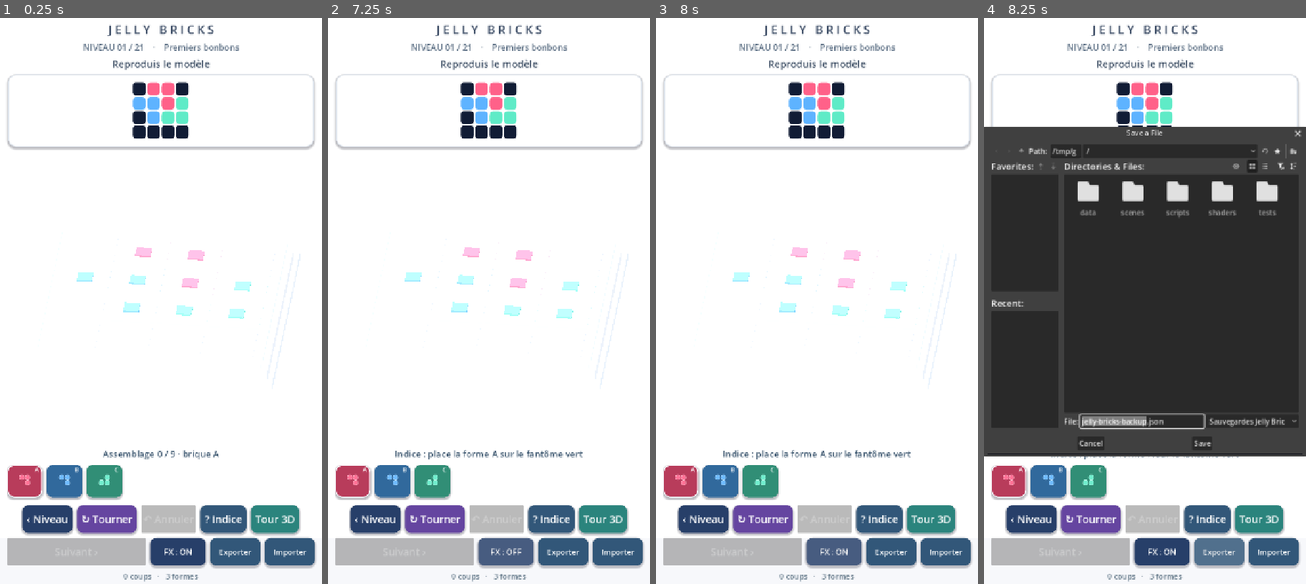
Above: before the commit, frames 1-4 (left to right).
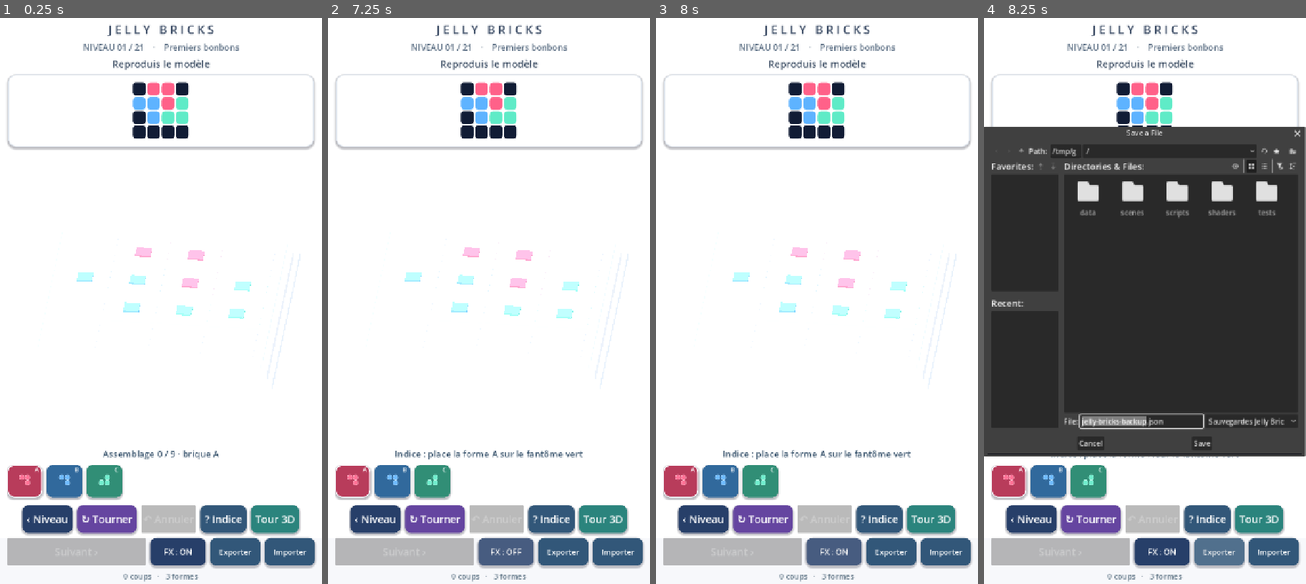
Above: after the commit, the same moments.

Repository: dbrckk/Jelly-bricks
Game: Godot game, scene res://scenes/main.tscn
Same seed, same stepped clock (60 frames per second), same inputs: the game is played once before the commit and once after it.
Inputs (mouse positions are in pixels of both pictures, inside the frame that each line leads up to):
- Up to frame 1 (0.25 s): no input
- Up to frame 2 (7.25 s): click (353, 482) at 0.52 s; click (392, 482) at 1.27 s; click (431, 482) at 2.02 s; click "‹ Niveau" at 2.75 s; click "↻ Tourner" at 3.5 s; click "? Indice" at 4.25 s; click "Tour 3D" at 5 s; click "‹ Puzzles" at 5.75 s; click "FX : ON" at 6.5 s
- Up to frame 3 (8 s): click "FX : OFF" at 7.25 s
- Up to frame 4 (8.25 s): click "Exporter" at 8 s

Frames 1-3 are identical in both runs. In frame 4, 0.7% of the frame differs, in the area x 24-100%, y 19-78%.

Commit message:
render(native): translucent gelatin optical-path absorption without texture passes

Diff:
--- a/native-godot/shaders/jelly.gdshader
+++ b/native-godot/shaders/jelly.gdshader
@@ -13,6 +13,7 @@
 uniform float studio_glass : hint_range(0.0, 1.0) = 0.0;
 uniform float gel_spring : hint_range(0.0, 1.0) = 0.0;
 uniform float studio_pigment : hint_range(0.0, 1.0) = 0.0;
+uniform float optical_depth : hint_range(0.0, 1.0) = 0.0;
 varying vec3 jelly_local;
 
 void vertex() {
@@ -121,6 +122,26 @@
         jelly_color += vec3(.95, .98, 1.0) *
             crown_ring * stud_mask * studio_pigment * .13;
     }
+    // Single-pass approximation of color absorption through gelatin.
+    // The rounded sides carry a longer apparent optical path than the
+    // upward-facing cap; a weaker colored core keeps it candy-like rather
+    // than painted plastic. Defaults to 0 for all 21 authored puzzles.
+    // No screen texture/refraction, ray marches or additional draw calls.
+    if (optical_depth > .001 && studio_glass > .001) {
+        float side_path = 1.0 - smoothstep(-.12, .75, n.y);
+        float grazing_path = pow(1.0 - facing, 1.5);
+        float path_length = clamp(.20 + side_path * .47 +
+            grazing_path * .33, .0, 1.0);
+        float absorption = optical_depth * path_length;
+        vec3 dense_gel = candy_tint.rgb *
+            mix(.63, .89, top_light);
+        jelly_color = mix(jelly_color, dense_gel,
+            absorption * .42 * (1.0 - fresnel * .30));
+        // A thin internal meniscus catches diffused light at the
+        // curvature of the genuine rounded studio mesh.
+        jelly_color += vec3(.89, .96, 1.0) *
+            optical_depth * fresnel * (1.0 - side_path * .50) * .085;
+    }
     ALBEDO = jelly_color;
     METALLIC = .015;
     ROUGHNESS = mix(mix(.25, .115, detail), .085, studio_glass * .56);
@@ -140,6 +161,8 @@
     float studio_alpha = gel_opacity + fresnel * .06 -
         facing * (1.0 - studio_pigment) * .065;
     float puzzle_alpha = gel_opacity + fresnel * .023;
-    ALPHA = clamp(mix(puzzle_alpha, studio_alpha, studio_glass),
-        0.0, 1.0);
+    float light_path_alpha = optical_depth * studio_glass *
+        (1.0 - top_light) * .025;
+    ALPHA = clamp(mix(puzzle_alpha, studio_alpha, studio_glass) +
+        light_path_alpha, 0.0, 1.0);
 }
